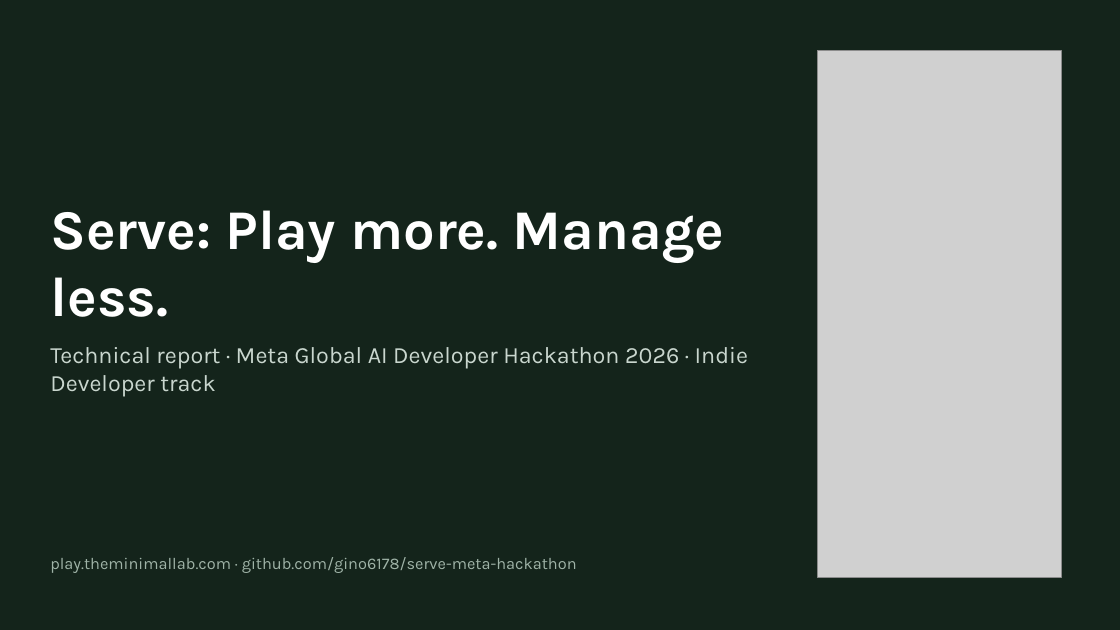
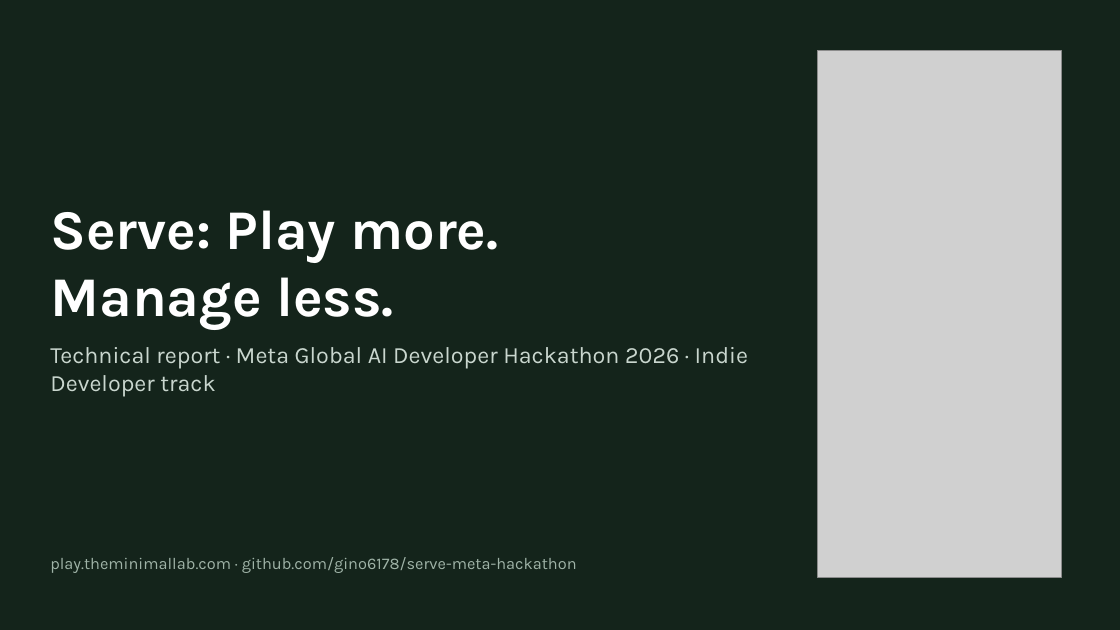
Before and after one commit to gino6178/serve-meta-hackathon, a slide deck: slide 1 of submission/pdf/serve_technical_report.pptx. Drawn at 1120x630 pixels with LibreOffice and Linux fonts; fonts in the diff are those of the drawing; grey boxes stand for pictures. Boxes give left, top, right and bottom in pixels: in the first picture for what was removed or moved away, otherwise in the second. Text is boxed around its words. In the diff, an @@ line names an element or a change of style, - is before the commit and + after.

```diff
--- a/submission/pdf/serve_technical_report.pptx
+++ b/submission/pdf/serve_technical_report.pptx
@@ title at <box>50,210,498,330</box>: text changed @@
-Serve: Play more. Manage less.
+Serve: Play more.
+Manage less.
```
Also in this commit, not shown: 1 other file.
